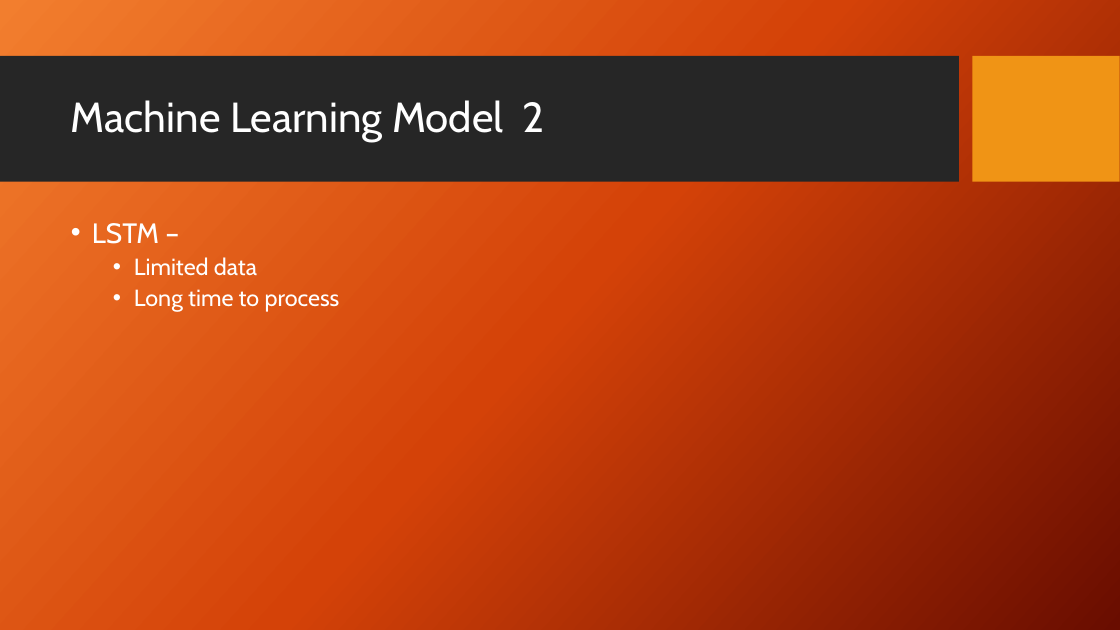
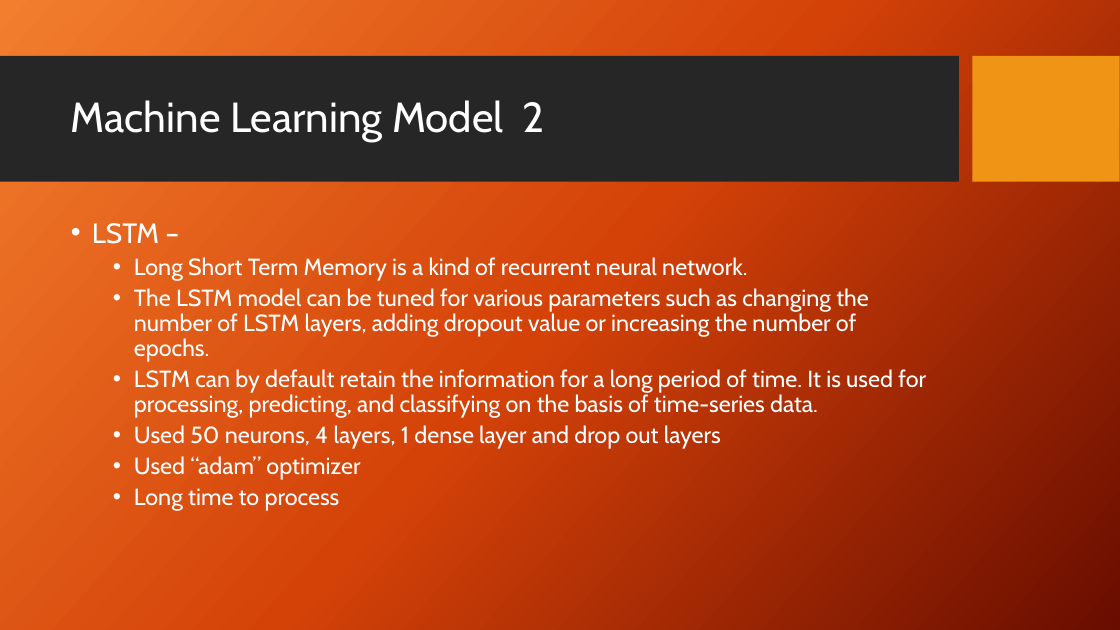
Before and after one commit to helleborus22/Machine-Learning-Project4, a slide deck: slide 6 of Project 4 Group 6 112922.pptx. Drawn at 1120x630 pixels with LibreOffice and Linux fonts; fonts in the diff are those of the drawing; background and template pictures are left out. Boxes give left, top, right and bottom in pixels: in the first picture for what was removed or moved away, otherwise in the second. Text is boxed around its words. In the diff, an @@ line names an element or a change of style, - is before the commit and + after.

```diff
--- a/Project 4 Group 6 112922.pptx
+++ b/Project 4 Group 6 112922.pptx
@@ text at [134,257,926,480]: text changed @@
-  • Limited data
+  • Long Short Term Memory is a kind of recurrent neural network.
+  • The LSTM model can be tuned for various parameters such as changing the number of LSTM layers, adding dropout value or increasing the number of epochs.
+  • LSTM can by default retain the information for a long period of time. It is used for processing, predicting, and classifying on the basis of time-series data.
+  • Used 50 neurons, 4 layers, 1 dense layer and drop out layers
+  • Used “adam” optimizer
```
Also in this commit, not shown: 3 other slides changed.
